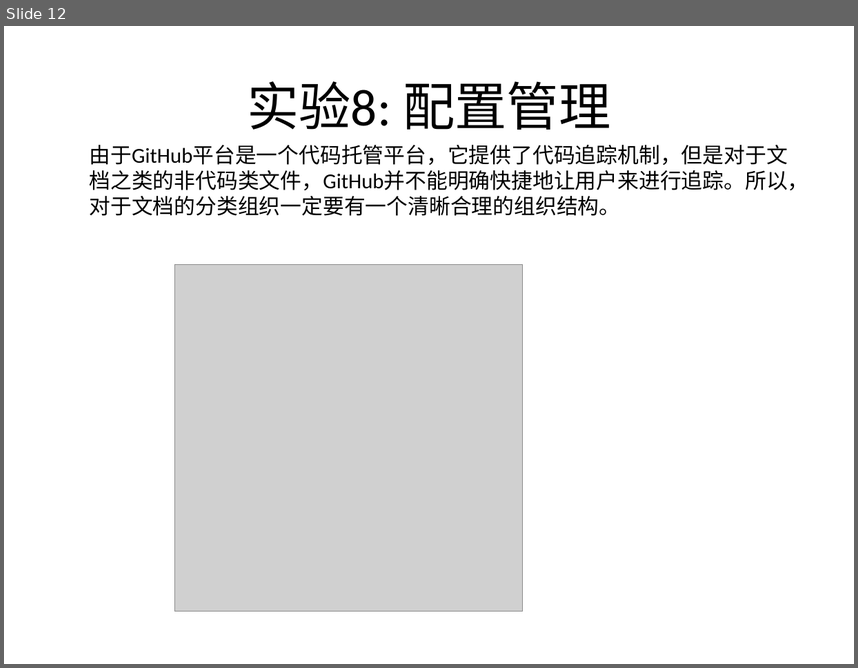
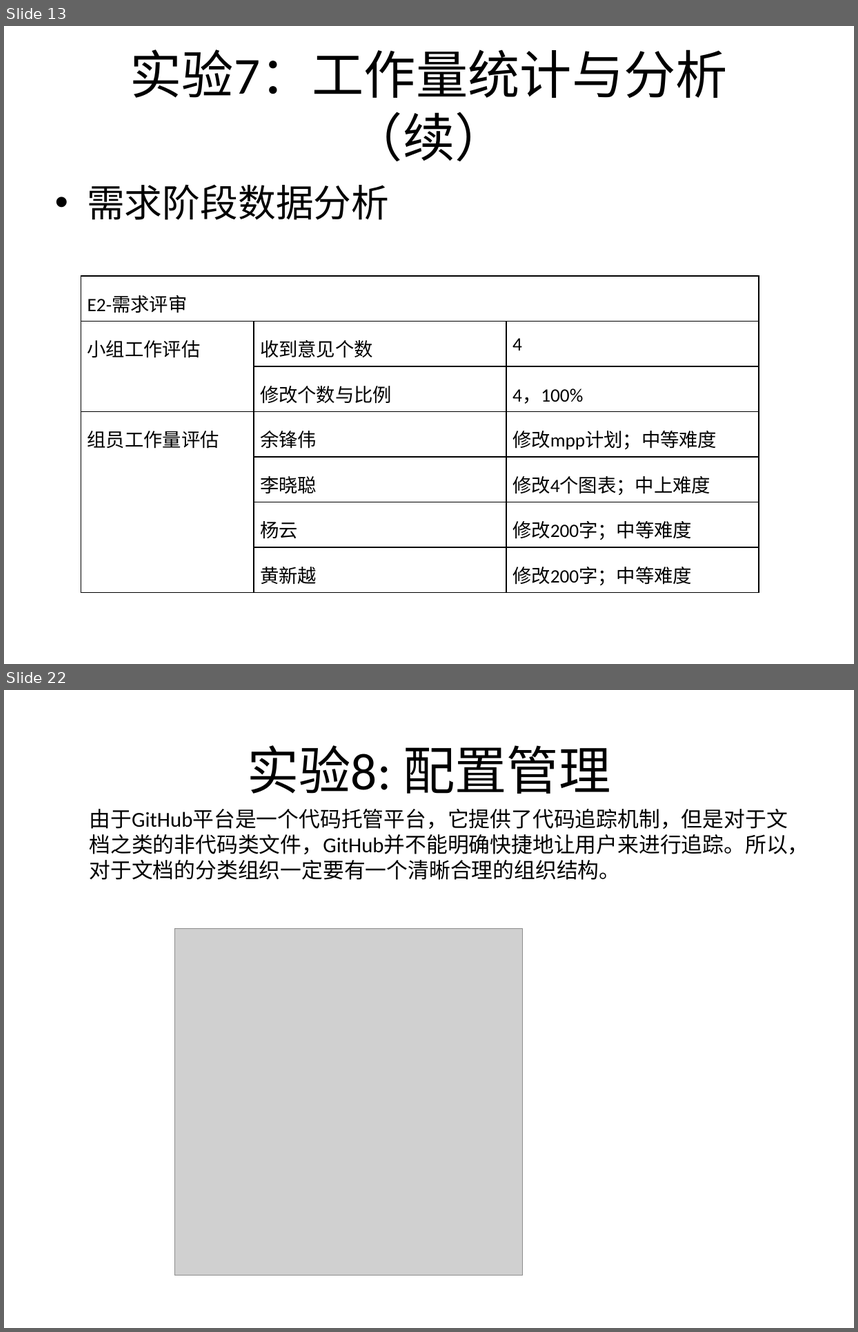
Before and after one commit to bhsei/16TeamC, a slide deck: 2.项目PPT/十七周-项目总结.pptx. Shown one above the other, each under a label of ours: slide 12 before the commit, slides 13 and 22 after it; the slides between them are not shown. The pictures are 858x668 and 858x1332 pixels, drawn with LibreOffice and Linux fonts; fonts in the diff are those of the drawing; grey boxes stand for pictures. Boxes give left, top, right and bottom in pixels: in the first picture for what was removed or moved away, otherwise in the second. Text is boxed around its words. In the diff, an @@ line names an element or a change of style, - is before the commit and + after.

```diff
--- a/2.项目PPT/十七周-项目总结.pptx
+++ b/2.项目PPT/十七周-项目总结.pptx
@@ slide 13 added at <box>4,26,854,664</box>, background #FFFFFF @@
@@ title added at <box>130,49,727,161</box>, 44 pt, text #000000 @@
+实验7：工作量统计与分析（续）
@@ text added at <box>87,184,389,220</box>, 32 pt, text #000000 @@
+• 需求阶段数据分析
@@ table added at <box>81,276,759,592</box>, 7 rows, 3 columns @@
+E2-需求评审 |  | 
+小组工作评估 | 收到意见个数 | 4
+ | 修改个数与比例 | 4，100%
+组员工作量评估 | 余锋伟 | 修改mpp计划；中等难度
+ | 李晓聪 | 修改4个图表；中上难度
+ | 杨云 | 修改200字；中等难度
+ | 黄新越 | 修改200字；中等难度
@@ what was slide 12 is now slide 22 @@
```
Also in this commit, not shown: 1 slide changed, 13 other slides added, 1 slide removed.
